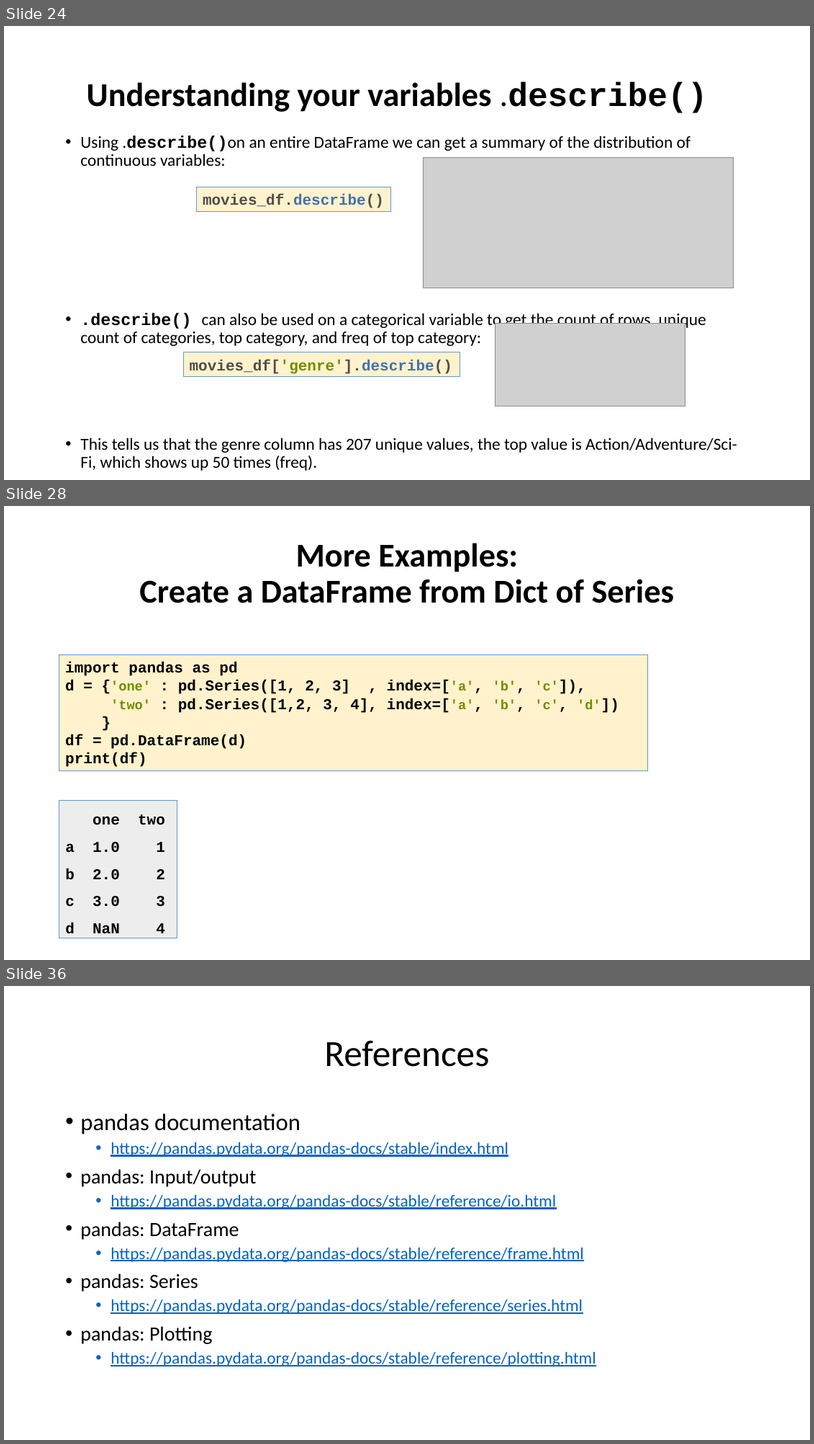
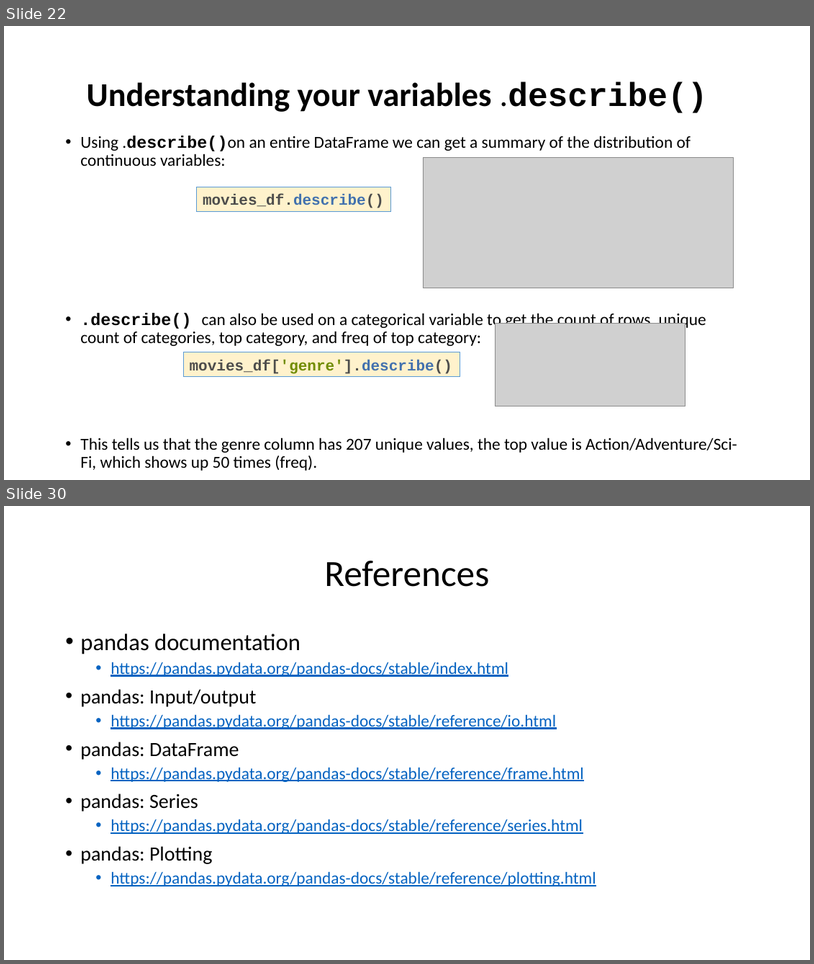
Before and after one commit to motazsaad/Exploratory-Analysis-of-Big-Data, a slide deck: materials/PPT slides/08 EDABDC - Pandas.pptx. Shown one above the other, each under a label of ours: slides 24, 28 and 36 before the commit, slides 22 and 30 after it; the slides between them are not shown. The pictures are 814x1444 and 814x964 pixels, drawn with LibreOffice and Linux fonts; fonts in the diff are those of the drawing; grey boxes stand for pictures. Boxes give left, top, right and bottom in pixels: in the first picture for what was removed or moved away, otherwise in the second. Text is boxed around its words. In the diff, an @@ line names an element or a change of style, - is before the commit and + after.

```diff
--- a/materials/PPT slides/08 EDABDC - Pandas.pptx
+++ b/materials/PPT slides/08 EDABDC - Pandas.pptx
@@ slide 28 removed at [4, 506, 810, 960], background #FFFFFF @@
@@ title removed at [139, 543, 674, 603] @@
-More Examples:
-Create a DataFrame from Dict of Series
@@ rectangle removed at [59, 655, 648, 771] @@
-import pandas as pd
-d = {'one' : pd.Series([1, 2, 3] , index=['a', 'b', 'c']),
-'two' : pd.Series([1,2, 3, 4], index=['a', 'b', 'c', 'd'])
-}
-df = pd.DataFrame(d)
-print(df)
@@ rectangle removed at [59, 800, 178, 938] @@
-one two
-a 1.0 1
-b 2.0 2
-c 3.0 3
-d NaN 4
@@ what was slide 24 is now slide 22 @@
@@ what was slide 36 is now slide 30 @@
```
Also in this commit, not shown: 5 slides added, 10 other slides removed, 1 other file.
